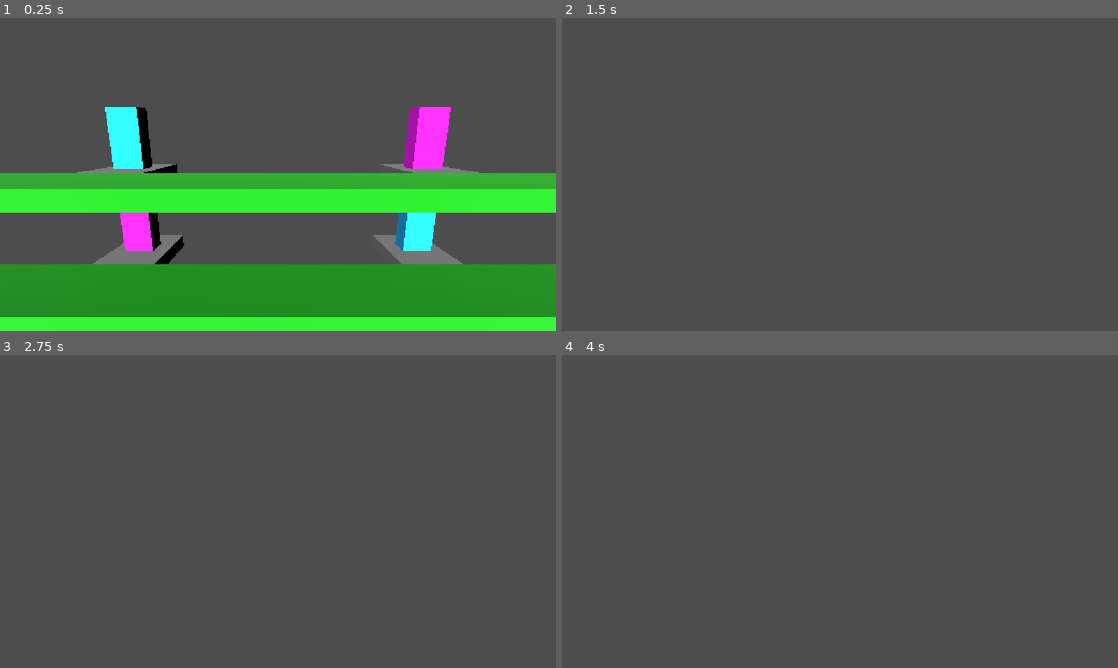
Above: before the commit, frames 1-4 (two rows, left to right).
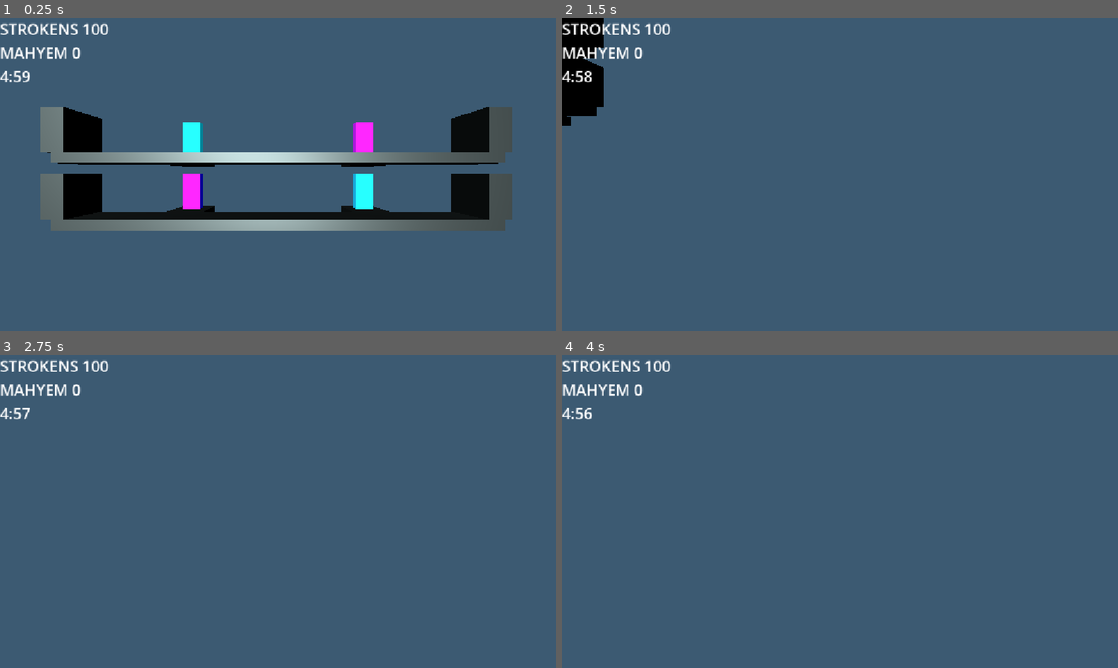
Above: after the commit, the same moments.

Repository: paolomorettin/ai-strikes
Game: Godot game, scene res://src/game.tscn
Two runs of this game, one before a commit and one after it. Both use one fixed random seed, a clock stepped at 60 frames per second and the inputs below.
Inputs (mouse positions are in pixels of both pictures, inside the frame that each line leads up to):
- Up to frame 1 (0.25 s): no input
- Up to frame 2 (1.5 s): tap Enter at 0.5 s; move the mouse to (962, 158) at 0.52 s; press the mouse at (962, 158) at 0.53 s; hold D (right) 0.53-1.28 s; move the mouse to (728, 190) at 1.27 s; release the mouse at (728, 190) at 1.28 s; hold S (down) from 1.28 s (still down); tap Mouse wheel up (zoom_in) at 1.35 s
- Up to frame 3 (2.75 s): tap Space at 2 s; move the mouse to (333, 442) at 2.02 s; release S (down) at 2.03 s; hold D (right) from 2.03 s (still down); hold Mouse wheel down (zoom_out) from 2.03 s (still down)
- Up to frame 4 (4 s): tap Enter at 2.75 s; move the mouse to (812, 574) at 2.77 s; release D (right) at 2.78 s; release Mouse wheel down (zoom_out) at 2.78 s; hold W (up) 2.78-3.53 s; click (812, 574) at 2.85 s; tap Space at 3.5 s; move the mouse to (1006, 558) at 3.52 s; hold A (left) from 3.53 s (still down); hold Mouse wheel up (zoom_in) from 3.53 s (still down)

The runs differ from the first frame. In frame 1, 98% of the frame differs, in the area x 0-100%, y 0-100%; in frame 2, 100%; in frame 3, 100%; in frame 4, 100%.

Commit message:
refactoring

Diff:
--- /dev/null
+++ b/levels/test_level.tscn
@@ -0,0 +1,56 @@
+[gd_scene format=3 uid="uid://dueoi3wy044ct"]
+
+[ext_resource type="PackedScene" uid="uid://bewnefd51q2qd" path="res://src/environment/test_platform.tscn" id="1_w7r7j"]
+[ext_resource type="PackedScene" uid="uid://cmc3qvxcmu5k6" path="res://src/environment/test_wall.tscn" id="2_o6mel"]
+[ext_resource type="PackedScene" uid="uid://bjg00ixkve11x" path="res://src/environment/exit.tscn" id="3_e7anx"]
+[ext_resource type="PackedScene" uid="uid://bqh3dcopkvr54" path="res://src/environment/entrance.tscn" id="4_ur00s"]
+
+[sub_resource type="Environment" id="Environment_2ijik"]
+background_mode = 1
+background_color = Color(0.23647788, 0.35311705, 0.4477743, 1)
+ambient_light_source = 2
+ambient_light_color = Color(0, 0.57552904, 0.58318096, 1)
+
+[node name="TestLevel" type="Node3D" unique_id=2001598912]
+
+[node name="Sun" type="DirectionalLight3D" parent="." unique_id=1631564980]
+transform = Transform3D(0.9605089, 0.068557285, -0.2696712, 0, 0.9691713, 0.24638802, 0.27824926, -0.23665787, 0.93089765, -5.3468933, 5.430237, 8.961426)
+
+[node name="TestPlatform" parent="." unique_id=2103395743 instance=ExtResource("1_w7r7j")]
+transform = Transform3D(1, 0, 0, 0, 1, 0, 0, 0, 1, -5, 0.75, 0)
+
+[node name="TestPlatform2" parent="." unique_id=56214655 instance=ExtResource("1_w7r7j")]
+transform = Transform3D(1, 0, 0, 0, 1, 0, 0, 0, 1, 5, 0.75, 0)
+
+[node name="TestWall" parent="." unique_id=1225326320 instance=ExtResource("2_o6mel")]
+transform = Transform3D(1, 0, 0, 0, 1, 0, 0, 0, 1, -10, 2, 0)
+
+[node name="TestWall2" parent="." unique_id=1770895543 instance=ExtResource("2_o6mel")]
+transform = Transform3D(1, 0, 0, 0, 1, 0, 0, 0, 1, 9.8250065, 2, 0)
+
+[node name="Exit" parent="." unique_id=617829593 instance=ExtResource("3_e7anx")]
+transform = Transform3D(1, 0, 0, 0, 1, 0, 0, 0, 1, 5, 1, 0)
+
+[node name="Entrance" parent="." unique_id=109451607 instance=ExtResource("4_ur00s")]
+transform = Transform3D(1, 0, 0, 0, 1, 0, 0, 0, 1, -5, 1, 0)
+
+[node name="TestPlatform3" parent="." unique_id=1744284299 instance=ExtResource("1_w7r7j")]
+transform = Transform3D(1, 0, 0, 0, 1, 0, 0, 0, 1, -5, -2.25, 0)
+
+[node name="TestPlatform4" parent="." unique_id=898775378 instance=ExtResource("1_w7r7j")]
+transform = Transform3D(1, 0, 0, 0, 1, 0, 0, 0, 1, 5, -2.25, 0)
+
+[node name="TestWall3" parent="." unique_id=186697751 instance=ExtResource("2_o6mel")]
+transform = Transform3D(1, 0, 0, 0, 1, 0, 0, 0, 1, -10, -1, 0)
+
+[node name="TestWall4" parent="." unique_id=1880910740 instance=ExtResource("2_o6mel")]
+transform = Transform3D(1, 0, 0, 0, 1, 0, 0, 0, 1, 9.8250065, -1, 0)
+
+[node name="Exit2" parent="." unique_id=678609226 instance=ExtResource("3_e7anx")]
+transform = Transform3D(1, 0, 0, 0, 1, 0, 0, 0, 1, -5, -2, 0)
+
+[node name="Entrance2" parent="." unique_id=163112501 instance=ExtResource("4_ur00s")]
+transform = Transform3D(1, 0, 0, 0, 1, 0, 0, 0, 1, 5, -2, 0)
+
+[node name="WorldEnvironment" type="WorldEnvironment" parent="." unique_id=82213991]
+environment = SubResource("Environment_2ijik")
--- /dev/null
+++ b/materials/dark_metal.tres
@@ -0,0 +1,6 @@
+[gd_resource type="StandardMaterial3D" format=3 uid="uid://ctclq4hdt0vkn"]
+
+[resource]
+albedo_color = Color(0.3344, 0.38, 0.38, 1)
+metallic = 1.0
+roughness = 0.5
--- a/project.godot
+++ b/project.godot
@@ -23,6 +23,9 @@
 [file_customization]
 
 folder_colors={
+"res://levels/": "green",
+"res://materials/": "blue",
+"res://particles/": "orange",
 "res://src/": "red"
 }
 
--- a/src/environment/entrance.tscn
+++ b/src/environment/entrance.tscn
@@ -1,9 +1,12 @@
 [gd_scene format=3 uid="uid://bqh3dcopkvr54"]
 
 [ext_resource type="Script" uid="uid://rkewy6kic6ub" path="res://src/environment/entrance.gd" id="1_6kb3c"]
+[ext_resource type="Material" uid="uid://ctclq4hdt0vkn" path="res://materials/dark_metal.tres" id="2_kvu44"]
 
 [sub_resource type="StandardMaterial3D" id="StandardMaterial3D_k6kcw"]
 albedo_color = Color(6.545782e-06, 0.6660081, 0.9628826, 1)
+emission_enabled = true
+emission = Color(0, 0.36877692, 0.2270059, 1)
 
 [sub_resource type="BoxMesh" id="BoxMesh_2ijik"]
 material = SubResource("StandardMaterial3D_k6kcw")
@@ -16,6 +19,7 @@
 size = Vector3(2, 0.5, 2)
 
 [sub_resource type="BoxMesh" id="BoxMesh_k6kcw"]
+material = ExtResource("2_kvu44")
 size = Vector3(2, 0.5, 2)
 
 [node name="Entrance" type="Node3D" unique_id=617829593]
--- a/src/environment/exit.tscn
+++ b/src/environment/exit.tscn
@@ -1,6 +1,7 @@
 [gd_scene format=3 uid="uid://bjg00ixkve11x"]
 
 [ext_resource type="Script" uid="uid://clp31nta31yk6" path="res://src/environment/exit.gd" id="1_h5sjc"]
+[ext_resource type="Material" uid="uid://ctclq4hdt0vkn" path="res://materials/dark_metal.tres" id="2_6eay2"]
 
 [sub_resource type="StandardMaterial3D" id="StandardMaterial3D_k6kcw"]
 albedo_color = Color(1, 0, 1, 1)
@@ -16,6 +17,7 @@
 size = Vector3(2, 0.5, 2)
 
 [sub_resource type="BoxMesh" id="BoxMesh_6eay2"]
+material = ExtResource("2_6eay2")
 size = Vector3(2, 0.5, 2)
 
 [node name="Exit" type="Node3D" unique_id=617829593]
--- a/src/environment/test_platform.tscn
+++ b/src/environment/test_platform.tscn
@@ -1,14 +1,13 @@
 [gd_scene format=3 uid="uid://bewnefd51q2qd"]
+
+[ext_resource type="Material" uid="uid://ctclq4hdt0vkn" path="res://materials/dark_metal.tres" id="1_j007f"]
 
 [sub_resource type="BoxShape3D" id="BoxShape3D_3msxb"]
 resource_local_to_scene = true
 size = Vector3(10, 0.5, 2)
 
-[sub_resource type="StandardMaterial3D" id="StandardMaterial3D_2uo11"]
-albedo_color = Color(2.695322e-06, 0.57779455, 3.85046e-07, 1)
-
 [sub_resource type="BoxMesh" id="BoxMesh_xq6wo"]
-material = SubResource("StandardMaterial3D_2uo11")
+material = ExtResource("1_j007f")
 size = Vector3(10, 0.5, 2)
 
 [node name="TestPlatform" type="StaticBody3D" unique_id=2103395743]
--- a/src/environment/test_wall.tscn
+++ b/src/environment/test_wall.tscn
@@ -1,13 +1,12 @@
 [gd_scene format=3 uid="uid://cmc3qvxcmu5k6"]
+
+[ext_resource type="Material" uid="uid://ctclq4hdt0vkn" path="res://materials/dark_metal.tres" id="1_7co25"]
 
 [sub_resource type="BoxShape3D" id="BoxShape3D_xq6wo"]
 size = Vector3(1, 2, 2)
 
-[sub_resource type="StandardMaterial3D" id="StandardMaterial3D_kc8ui"]
-albedo_color = Color(0.23008102, 0.29507494, 0.29346398, 1)
-
 [sub_resource type="BoxMesh" id="BoxMesh_bs6l1"]
-material = SubResource("StandardMaterial3D_kc8ui")
+material = ExtResource("1_7co25")
 size = Vector3(1, 2, 2)
 
 [node name="TestWall" type="StaticBody3D" unique_id=1225326320]
--- a/src/environment/traffic_light.gd
+++ b/src/environment/traffic_light.gd
@@ -6,8 +6,8 @@
 @onready var control_area: Area3D = %ControlArea
 
 @export var is_green: bool = true
-@export var parking_space: float = 1.1 # m
 
+var parking_space: float # m
 var queue: Array[Wheelchair] = []
 var queue_size: int
 
@@ -54,7 +54,6 @@
 	if is_green:
 		dispatch()
 
-
 func _ready() -> void:
 	green_light_material = StandardMaterial3D.new()
 	green_light_material.albedo_color = Color(0, 0.7, 0)
@@ -74,10 +73,14 @@
 	_set_lights()
 
 	control_area.body_entered.connect(control_traffic)
+	# TODO: compute parking space based on the wheelchair sensing distance
+	parking_space = 1.1
 
 	# compute queue size based on the control area size
 	var control_area_size = (control_area.get_child(0).shape as BoxShape3D).size.x
 	queue_size = int(control_area_size / parking_space)
+
+
 
 func _set_lights() -> void:
 	if is_green:
--- a/src/environment/traffic_light.tscn
+++ b/src/environment/traffic_light.tscn
@@ -1,20 +1,22 @@
 [gd_scene format=3 uid="uid://dt0qchp445sp7"]
 
 [ext_resource type="Script" uid="uid://b6x5qhixplolv" path="res://src/environment/traffic_light.gd" id="1_1w42a"]
+[ext_resource type="Material" uid="uid://ctclq4hdt0vkn" path="res://materials/dark_metal.tres" id="2_foecb"]
+
+[sub_resource type="BoxMesh" id="BoxMesh_2ijik"]
+material = ExtResource("2_foecb")
+size = Vector3(1, 0.5, 1)
 
 [sub_resource type="CylinderMesh" id="CylinderMesh_k6kcw"]
+material = ExtResource("2_foecb")
 top_radius = 0.1
 bottom_radius = 0.1
 height = 1.2
 radial_segments = 16
 rings = 1
 
-[sub_resource type="StandardMaterial3D" id="StandardMaterial3D_k6kcw"]
-metallic = 1.0
-roughness = 0.75
-
-[sub_resource type="BoxMesh" id="BoxMesh_2ijik"]
-material = SubResource("StandardMaterial3D_k6kcw")
+[sub_resource type="BoxMesh" id="BoxMesh_1w42a"]
+material = ExtResource("2_foecb")
 size = Vector3(0.5, 1, 0.5)
 
 [sub_resource type="StandardMaterial3D" id="StandardMaterial3D_vpyd8"]
@@ -43,13 +45,17 @@
 [node name="TrafficLight" type="Node3D" unique_id=661604078]
 script = ExtResource("1_1w42a")
 
+[node name="Platform" type="MeshInstance3D" parent="." unique_id=1186598212]
+transform = Transform3D(1, 0, 0, 0, 1, 0, 0, 0, 1, 0, -0.25, -1.5)
+mesh = SubResource("BoxMesh_2ijik")
+
 [node name="Pole" type="MeshInstance3D" parent="." unique_id=1665408230]
-transform = Transform3D(1, 0, 0, 0, 1, 0, 0, 0, 1, 0, 0.6, -1)
+transform = Transform3D(1, 0, 0, 0, 1, 0, 0, 0, 1, 0, 0.6, -1.5)
 mesh = SubResource("CylinderMesh_k6kcw")
 
 [node name="Body" type="MeshInstance3D" parent="Pole" unique_id=1498439772]
 transform = Transform3D(1, 0, 0, 0, 1, 0, 0, 0, 1, 0, 0.6, 0)
-mesh = SubResource("BoxMesh_2ijik")
+mesh = SubResource("BoxMesh_1w42a")
 
 [node name="RedLight" type="MeshInstance3D" parent="Pole/Body" unique_id=1931058415]
 unique_name_in_owner = true
--- /dev/null
+++ b/src/game.gd
@@ -0,0 +1,30 @@
+class_name Game
+extends Node3D
+
+@export var game_time: float = 300.0
+@export var initial_strokens: int = 100
+@export var player: Player
+
+var game_timer: Timer
+var game_ui: GameUI
+
+var mayhem: int = 0
+var strokens: int = initial_strokens
+
+func game_over() -> void:
+	queue_free()
+
+func _ready() -> void:
+	if player == null:
+		player = preload("res://src/player.tscn").instantiate()
+		add_child(player)
+
+	game_timer = Timer.new()
+	add_child(game_timer)
+	game_timer.one_shot = true
+	game_timer.wait_time = game_time
+	game_timer.timeout.connect(game_over)
+	game_timer.start()
+
+	game_ui = preload("res://src/ui/game_ui.tscn").instantiate()
+	add_child(game_ui)
--- a/src/game.tscn
+++ b/src/game.tscn
@@ -1,54 +1,9 @@
 [gd_scene format=3 uid="uid://64ev4l28j6c1"]
 
-[ext_resource type="PackedScene" uid="uid://bewnefd51q2qd" path="res://src/environment/test_platform.tscn" id="3_kc8ui"]
-[ext_resource type="PackedScene" uid="uid://do316kbatascm" path="res://src/camera.tscn" id="3_xq6wo"]
-[ext_resource type="PackedScene" uid="uid://cmc3qvxcmu5k6" path="res://src/environment/test_wall.tscn" id="4_bs6l1"]
-[ext_resource type="PackedScene" uid="uid://bjg00ixkve11x" path="res://src/environment/exit.tscn" id="5_bs6l1"]
-[ext_resource type="PackedScene" uid="uid://bqh3dcopkvr54" path="res://src/environment/entrance.tscn" id="6_pk08u"]
+[ext_resource type="Script" uid="uid://bc0qti176w6s6" path="res://src/game.gd" id="1_pk08u"]
+[ext_resource type="PackedScene" uid="uid://dueoi3wy044ct" path="res://levels/test_level.tscn" id="3_kc8ui"]
 
 [node name="Game" type="Node3D" unique_id=661229827]
+script = ExtResource("1_pk08u")
 
-[node name="Camera" parent="." unique_id=1529662360 instance=ExtResource("3_xq6wo")]
-transform = Transform3D(1, 0, 0, 0, 0.9848078, 0.1736482, 0, -0.1736482, 0.9848078, 0, 2, 5)
-
-[node name="Sun" type="DirectionalLight3D" parent="." unique_id=1406060814]
-transform = Transform3D(0.9605089, 0.068557285, -0.2696712, 0, 0.9691713, 0.24638802, 0.27824926, -0.23665787, 0.93089765, -5.3468933, 5.430237, 8.961426)
-
-[node name="TestPlatform" parent="." unique_id=2103395743 instance=ExtResource("3_kc8ui")]
-transform = Transform3D(1, 0, 0, 0, 1, 0, 0, 0, 1, -5, 0.75, 0)
-
-[node name="TestPlatform2" parent="." unique_id=1911033185 instance=ExtResource("3_kc8ui")]
-transform = Transform3D(1, 0, 0, 0, 1, 0, 0, 0, 1, 5, 0.75, 0)
-
-[node name="TestWall" parent="." unique_id=1225326320 instance=ExtResource("4_bs6l1")]
-transform = Transform3D(1, 0, 0, 0, 1, 0, 0, 0, 1, -10, 2, 0)
-
-[node name="TestWall2" parent="." unique_id=1723653881 instance=ExtResource("4_bs6l1")]
-transform = Transform3D(1, 0, 0, 0, 1, 0, 0, 0, 1, 9.8250065, 2, 0)
-
-[node name="Exit" parent="." unique_id=617829593 instance=ExtResource("5_bs6l1")]
-transform = Transform3D(1, 0, 0, 0, 1, 0, 0, 0, 1, 5, 1, 0)
-
-[node name="Entrance" parent="." unique_id=667945413 instance=ExtResource("6_pk08u")]
-transform = Transform3D(1, 0, 0, 0, 1, 0, 0, 0, 1, -5, 1, 0)
-
-[node name="Camera2" parent="." unique_id=127547235 instance=ExtResource("3_xq6wo")]
-transform = Transform3D(1, 0, 0, 0, 0.9848078, 0.1736482, 0, -0.1736482, 0.9848078, 0, -1, 5)
-
-[node name="TestPlatform3" parent="." unique_id=2033910832 instance=ExtResource("3_kc8ui")]
-transform = Transform3D(1, 0, 0, 0, 1, 0, 0, 0, 1, -5, -2.25, 0)
-
-[node name="TestPlatform4" parent="." unique_id=598961499 instance=ExtResource("3_kc8ui")]
-transform = Transform3D(1, 0, 0, 0, 1, 0, 0, 0, 1, 5, -2.25, 0)
-
-[node name="TestWall3" parent="." unique_id=465451181 instance=ExtResource("4_bs6l1")]
-transform = Transform3D(1, 0, 0, 0, 1, 0, 0, 0, 1, -10, -1, 0)
-
-[node name="TestWall4" parent="." unique_id=402075581 instance=ExtResource("4_bs6l1")]
-transform = Transform3D(1, 0, 0, 0, 1, 0, 0, 0, 1, 9.8250065, -1, 0)
-
-[node name="Exit2" parent="." unique_id=562705601 instance=ExtResource("5_bs6l1")]
-transform = Transform3D(1, 0, 0, 0, 1, 0, 0, 0, 1, -5, -2, 0)
-
-[node name="Entrance2" parent="." unique_id=1738104194 instance=ExtResource("6_pk08u")]
-transform = Transform3D(1, 0, 0, 0, 1, 0, 0, 0, 1, 5, -2, 0)
+[node name="TestLevel" parent="." unique_id=2001598912 instance=ExtResource("3_kc8ui")]
--- /dev/null
+++ b/src/main.gd
@@ -0,0 +1 @@
+extends Node
--- /dev/null
+++ b/src/main.tscn
@@ -0,0 +1,6 @@
+[gd_scene format=3 uid="uid://jy350asr1kqv"]
+
+[ext_resource type="Script" uid="uid://dveldj617gtr6" path="res://src/main.gd" id="1_eewff"]
+
+[node name="Main" type="Node" unique_id=2036269338]
+script = ExtResource("1_eewff")
--- a/src/people/wheelchair.gd
+++ b/src/people/wheelchair.gd
@@ -15,8 +15,8 @@
 @onready var sensing: Area3D = %Sensing
 
 # particle factories
-var explosions = preload("res://src/particles/explosion.tscn")
-var sparks = preload("res://src/particles/sparks.tscn")
+var explosions = preload("res://particles/explosion.tscn")
+var sparks = preload("res://particles/sparks.tscn")
 
 enum State {
 	BRAKE, # braking
--- a/src/camera.gd
+++ b/src/player.gd
@@ -1,5 +1,7 @@
-class_name Camera
+class_name Player
 extends Camera3D
+
+@onready var game: Game = get_parent()
 
 const EPSILON = 0.01
 
@@ -53,4 +55,5 @@
 	selected = collider
 
 func _ready() -> void:
+	global_position = Vector3(0, 0, 10)
 	next_camera_position = global_position
--- a/src/camera.tscn
+++ b/src/player.tscn
@@ -1,8 +1,8 @@
 [gd_scene format=3 uid="uid://do316kbatascm"]
 
-[ext_resource type="Script" uid="uid://bwub6vin3jpv7" path="res://src/camera.gd" id="1_xx8j4"]
+[ext_resource type="Script" uid="uid://bwub6vin3jpv7" path="res://src/player.gd" id="1_xx8j4"]
 
-[node name="Camera" type="Camera3D" unique_id=1529662360]
+[node name="Player" type="Camera3D" unique_id=1529662360]
 script = ExtResource("1_xx8j4")
 
 [node name="DirectionalLight3D" type="DirectionalLight3D" parent="." unique_id=102008925]
--- a/src/test/multiple_entrances.tscn
+++ b/src/test/multiple_entrances.tscn
@@ -1,6 +1,6 @@
 [gd_scene format=3 uid="uid://d23s8liwpxkt5"]
 
-[ext_resource type="PackedScene" uid="uid://do316kbatascm" path="res://src/camera.tscn" id="1_nbd4m"]
+[ext_resource type="PackedScene" uid="uid://do316kbatascm" path="res://src/player.tscn" id="1_nbd4m"]
 [ext_resource type="PackedScene" uid="uid://bewnefd51q2qd" path="res://src/environment/test_platform.tscn" id="2_1abs6"]
 [ext_resource type="PackedScene" uid="uid://cmc3qvxcmu5k6" path="res://src/environment/test_wall.tscn" id="3_ubc7v"]
 [ext_resource type="PackedScene" uid="uid://bjg00ixkve11x" path="res://src/environment/exit.tscn" id="4_f48nj"]
--- a/src/test/one_traffic_light.gd
+++ b/src/test/one_traffic_light.gd
@@ -1,4 +1,4 @@
-extends Node3D
+extends Game
 
 @onready var tl: TrafficLight = %TL
 @onready var tl_timer: Timer = %TLTimer
--- a/src/test/one_traffic_light.tscn
+++ b/src/test/one_traffic_light.tscn
@@ -1,49 +1,53 @@
 [gd_scene format=3 uid="uid://djvwleey14srp"]
 
 [ext_resource type="Script" uid="uid://iwbdun042jer" path="res://src/test/one_traffic_light.gd" id="1_2cqee"]
-[ext_resource type="PackedScene" uid="uid://do316kbatascm" path="res://src/camera.tscn" id="1_2iema"]
+[ext_resource type="PackedScene" uid="uid://do316kbatascm" path="res://src/player.tscn" id="1_2iema"]
 [ext_resource type="PackedScene" uid="uid://bewnefd51q2qd" path="res://src/environment/test_platform.tscn" id="2_rk63s"]
 [ext_resource type="PackedScene" uid="uid://cmc3qvxcmu5k6" path="res://src/environment/test_wall.tscn" id="3_r2t7q"]
 [ext_resource type="PackedScene" uid="uid://bhrjhrcee4267" path="res://src/people/wheelchair.tscn" id="4_4qnjq"]
 [ext_resource type="PackedScene" uid="uid://dt0qchp445sp7" path="res://src/environment/traffic_light.tscn" id="5_xehrg"]
 
-[node name="OneTL" type="Node3D" unique_id=661229827]
+[node name="OneTL" type="Node3D" unique_id=14416814]
 script = ExtResource("1_2cqee")
-
-[node name="TLTimer" type="Timer" parent="." unique_id=700092772]
-unique_name_in_owner = true
-wait_time = 3.0
-
-[node name="TL" parent="." unique_id=661604078 instance=ExtResource("5_xehrg")]
-unique_name_in_owner = true
-transform = Transform3D(1, 0, 0, 0, 1, 0, 0, 0, 1, 5, 0, 0)
+metadata/_custom_type_script = "uid://bc0qti176w6s6"
 
 [node name="Camera" parent="." unique_id=1529662360 instance=ExtResource("1_2iema")]
 transform = Transform3D(1, 0, 0, 0, 0.9848077, 0.17364818, 0, -0.17364818, 0.9848077, 0, 1, 5)
+current = true
 
-[node name="Sun" type="DirectionalLight3D" parent="." unique_id=1406060814]
-transform = Transform3D(0.9605089, 0.068557285, -0.2696712, 0, 0.9691713, 0.24638802, 0.27824926, -0.23665787, 0.93089765, -5.3468933, 4.430237, 8.961426)
+[node name="Level" type="Node3D" parent="." unique_id=813114701]
 
-[node name="TestPlatform" parent="." unique_id=2103395743 instance=ExtResource("2_rk63s")]
-transform = Transform3D(1, 0, 0, 0, 1, 0, 0, 0, 1, -5, -0.25, 0)
+[node name="Sun" type="DirectionalLight3D" parent="Level" unique_id=1406060814]
+transform = Transform3D(0.9605089, 0.068557285, -0.2696712, 0, 0.9691713, 0.24638802, 0.27824926, -0.23665787, 0.93089765, -10.346893, 4.430237, 8.961426)
 
-[node name="TestPlatform2" parent="." unique_id=1911033185 instance=ExtResource("2_rk63s")]
-transform = Transform3D(1, 0, 0, 0, 1, 0, 0, 0, 1, 5, -0.25, 0)
+[node name="TestPlatform" parent="Level" unique_id=2103395743 instance=ExtResource("2_rk63s")]
+transform = Transform3D(1, 0, 0, 0, 1, 0, 0, 0, 1, -10, -0.25, 0)
 
-[node name="TestPlatform3" parent="." unique_id=2093161642 instance=ExtResource("2_rk63s")]
-transform = Transform3D(1, 0, 0, 0, 1, 0, 0, 0, 1, 15, -0.25, 0)
+[node name="TestPlatform2" parent="Level" unique_id=1911033185 instance=ExtResource("2_rk63s")]
+transform = Transform3D(1, 0, 0, 0, 1, 0, 0, 0, 1, 0, -0.25, 0)
 
-[node name="TestWall" parent="." unique_id=1225326320 instance=ExtResource("3_r2t7q")]
-transform = Transform3D(1, 0, 0, 0, 1, 0, 0, 0, 1, -10, 1, 0)
+[node name="TestPlatform3" parent="Level" unique_id=2093161642 instance=ExtResource("2_rk63s")]
+transform = Transform3D(1, 0, 0, 0, 1, 0, 0, 0, 1, 10, -0.25, 0)
 
-[node name="TestWall2" parent="." unique_id=1723653881 instance=ExtResource("3_r2t7q")]
-transform = Transform3D(1, 0, 0, 0, 1, 0, 0, 0, 1, 19.825006, 1, 0)
+[node name="TestWall" parent="Level" unique_id=1225326320 instance=ExtResource("3_r2t7q")]
+transform = Transform3D(1, 0, 0, 0, 1, 0, 0, 0, 1, -15, 1, 0)
 
-[node name="Wheelchair" parent="." unique_id=262619796 instance=ExtResource("4_4qnjq")]
-transform = Transform3D(1, 0, 0, 0, 1, 0, 0, 0, 1, -8, 0, 0)
+[node name="TestWall2" parent="Level" unique_id=1723653881 instance=ExtResource("3_r2t7q")]
+transform = Transform3D(1, 0, 0, 0, 1, 0, 0, 0, 1, 14.8250065, 1, 0)
 
-[node name="Wheelchair2" parent="." unique_id=1272678848 instance=ExtResource("4_4qnjq")]
-transform = Transform3D(1, 0, 0, 0, 1, 0, 0, 0, 1, -5, 0, 0)
+[node name="Wheelchair" parent="Level" unique_id=262619796 instance=ExtResource("4_4qnjq")]
+transform = Transform3D(1, 0, 0, 0, 1, 0, 0, 0, 1, -13, 0, 0)
 
-[node name="Wheelchair3" parent="." unique_id=285460171 instance=ExtResource("4_4qnjq")]
-transform = Transform3D(1, 0, 0, 0, 1, 0, 0, 0, 1, -2, 0, 0)
+[node name="Wheelchair2" parent="Level" unique_id=1272678848 instance=ExtResource("4_4qnjq")]
+transform = Transform3D(1, 0, 0, 0, 1, 0, 0, 0, 1, -10, 0, 0)
+
+[node name="Wheelchair3" parent="Level" unique_id=285460171 instance=ExtResource("4_4qnjq")]
+transform = Transform3D(1, 0, 0, 0, 1, 0, 0, 0, 1, -7, 0, 0)
+
+[node name="TLTimer" type="Timer" parent="Level" unique_id=700092772]
+unique_name_in_owner = true
+wait_time = 10.0
+
+[node name="TL" parent="Level" unique_id=661604078 instance=ExtResource("5_xehrg")]
+unique_name_in_owner = true
+is_green = false
--- a/src/test/one_wheelchair.tscn
+++ b/src/test/one_wheelchair.tscn
@@ -1,6 +1,6 @@
 [gd_scene format=3 uid="uid://5w7do6iv4tyh"]
 
-[ext_resource type="PackedScene" uid="uid://do316kbatascm" path="res://src/camera.tscn" id="1_lp2fr"]
+[ext_resource type="PackedScene" uid="uid://do316kbatascm" path="res://src/player.tscn" id="1_lp2fr"]
 [ext_resource type="PackedScene" uid="uid://bewnefd51q2qd" path="res://src/environment/test_platform.tscn" id="2_nqs0u"]
 [ext_resource type="PackedScene" uid="uid://cmc3qvxcmu5k6" path="res://src/environment/test_wall.tscn" id="3_camdw"]
 [ext_resource type="PackedScene" uid="uid://bhrjhrcee4267" path="res://src/people/wheelchair.tscn" id="4_vmhc4"]
--- /dev/null
+++ b/src/ui/game_ui.gd
@@ -0,0 +1,16 @@
+class_name GameUI
+extends Control
+
+@onready var game: Game = get_parent()
+
+@onready var mayhem_label: Label = %MayhemLabel
+@onready var strokens_label: Label = %StrokensLabel
+@onready var timer_label: Label = %TimerLabel
+
+
+func _process(delta: float) -> void:
+	mayhem_label.text = "MAHYEM " + str(game.mayhem)
+	strokens_label.text = "STROKENS " + str(game.strokens)
+	var minutes: int = int(game.game_timer.time_left) / 60
+	var seconds: int = int(game.game_timer.time_left) % 60
+	timer_label.text = str(minutes) + ":" + str(seconds)
--- /dev/null
+++ b/src/ui/game_ui.tscn
@@ -0,0 +1,35 @@
+[gd_scene format=3 uid="uid://cnm41ules776w"]
+
+[ext_resource type="Script" uid="uid://dhljitlqdg6xt" path="res://src/ui/game_ui.gd" id="1_jlfe0"]
+
+[node name="GameUI" type="Control" unique_id=1179739631]
+layout_mode = 3
+anchors_preset = 15
+anchor_right = 1.0
+anchor_bottom = 1.0
+grow_horizontal = 2
+grow_vertical = 2
+script = ExtResource("1_jlfe0")
+
+[node name="SidePanel" type="VBoxContainer" parent="." unique_id=22718019]
+layout_mode = 0
+offset_right = 40.0
+offset_bottom = 40.0
+
+[node name="StrokensLabel" type="Label" parent="SidePanel" unique_id=784398876]
+unique_name_in_owner = true
+layout_mode = 2
+theme_override_font_sizes/font_size = 32
+text = "STOKENS"
+
+[node name="MayhemLabel" type="Label" parent="SidePanel" unique_id=1377490409]
+unique_name_in_owner = true
+layout_mode = 2
+theme_override_font_sizes/font_size = 32
+text = "MAYHEM"
+
+[node name="TimerLabel" type="Label" parent="SidePanel" unique_id=1279498726]
+unique_name_in_owner = true
+layout_mode = 2
+theme_override_font_sizes/font_size = 32
+text = "TIMER"
Renamed: src/particles/explosion.tscn -> particles/explosion.tscn
Renamed: src/particles/sparks.tscn -> particles/sparks.tscn
Not shown, added: src/game.gd.uid
Not shown, added: src/main.gd.uid
Renamed: src/camera.gd.uid -> src/player.gd.uid
Not shown, added: src/ui/game_ui.gd.uid
